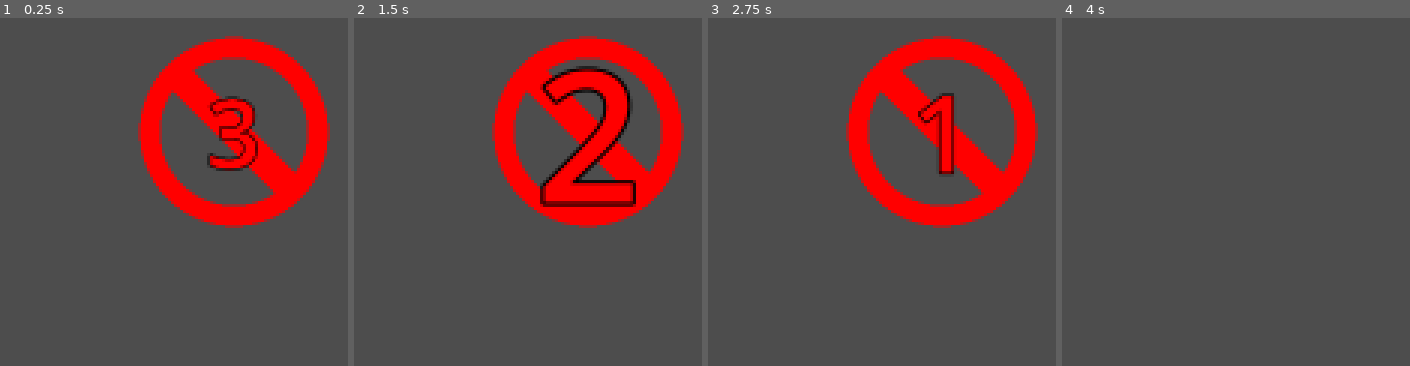
Above: before the commit, frames 1-4 (left to right).
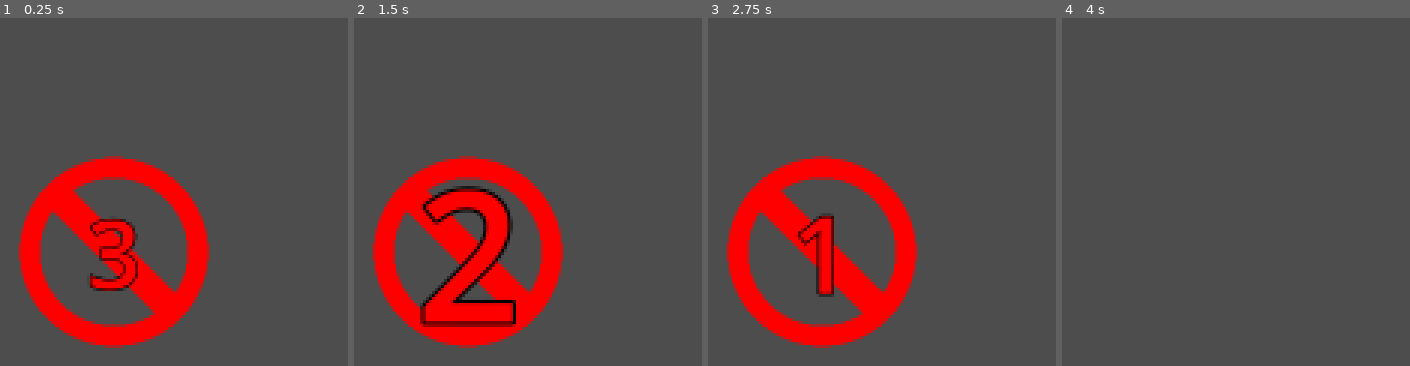
Above: after the commit, the same moments.

Repository: gmlewis/godot-liverpool-rummy
Game: Godot game, scene res://scenes/countdown_timer.tscn
The game is run twice, just before and just after one commit, with the same random seed, the same clock (stepped at 60 frames per second) and the same inputs. This scene is started directly instead of the project's main scene.
Inputs (mouse positions are in pixels of both pictures, inside the frame that each line leads up to):
- Up to frame 1 (0.25 s): no input
- Up to frame 2 (1.5 s): move the mouse to (outside the picture) at 0.52 s; click (outside the picture) at 0.67 s; tap Enter at 1.25 s; drag from (outside the picture) to (outside the picture) at 1.27 s
- Up to frame 3 (2.75 s): move the mouse to (outside the picture) at 2.02 s; click (outside the picture) at 2.17 s
- Up to frame 4 (4 s): drag from (outside the picture) to (outside the picture) at 2.77 s; tap Space at 3.5 s; move the mouse to (outside the picture) at 3.52 s; click (outside the picture) at 3.67 s

The runs differ from the first frame. In frame 1, 27% of the frame differs, in the area x 5-95%, y 5-95%; in frame 2, 34%; in frame 3, 26%; in frame 4, nothing differs.

Commit message:
Start grace period animation
Signed-off-by: Glenn Lewis <6598971+gmlewis@users.noreply.github.com>

Diff:
--- a/scenes/countdown_timer.gd
+++ b/scenes/countdown_timer.gd
@@ -5,11 +5,8 @@
 @export var number_font_size: int = 200
 @export var animation_duration: float = 0.5
 
-var center_position: Vector2
-
 func _ready() -> void:
-	center_position = get_viewport().get_visible_rect().size / 2
-	$Sprite2D.position = center_position
+	$Sprite2D.position = Global.stock_pile_position
 	# $Sprite2D.scale = Vector2(0.2, 0.2)
 	start_countdown()
 
@@ -27,7 +24,7 @@
 	# label.add_theme_font_size_override("font_size", number_font_size)
 	# label.horizontal_alignment = HORIZONTAL_ALIGNMENT_CENTER
 	# label.vertical_alignment = VERTICAL_ALIGNMENT_CENTER
-	label.position = center_position - label.get_size() / 2
+	label.position = Global.stock_pile_position - label.get_size() / 2
 	# add_child(label)
 
 	label.scale = Vector2.ZERO # Start at zero scale
--- a/state_machine/06-new_discard_state.gd
+++ b/state_machine/06-new_discard_state.gd
@@ -14,6 +14,10 @@
 	Global.connect('animate_move_card_to_player_signal', _on_animate_move_card_to_player_signal)
 	Global.connect('new_card_exposed_on_discard_pile_signal', _on_new_card_exposed_on_discard_pile_signal)
 	_on_new_card_exposed_on_discard_pile_signal()
+
+func _start_grace_period_animation() -> void:
+	var countdown = preload("res://scenes/countdown_timer.tscn").instantiate()
+	add_child(countdown)
 
 func _on_new_card_exposed_on_discard_pile_signal() -> void:
 	sanitize_discard_pile()
@@ -26,6 +30,7 @@
 				Global.dbg("06-new_discard_state: enter: is_my_turn=true, making stock pile untappable before awaiting grace period")
 				Global.stock_pile[0].is_tappable = false
 				Global.dbg("06-new_discard_state: enter: is_my_turn=true, calling await_grace_period before making stock pile tappable")
+				_start_grace_period_animation()
 				await Global.await_grace_period()
 				Global.stock_pile[0].is_draggable = false
 				Global.dbg("06-new_discard_state: enter: is_my_turn=true, making stock pile tappable after awaiting grace period: card_key='%s', z_index=%d, position=%s" % [Global.stock_pile[0].key, Global.stock_pile[0].z_index, str(Global.stock_pile[0].position)])
